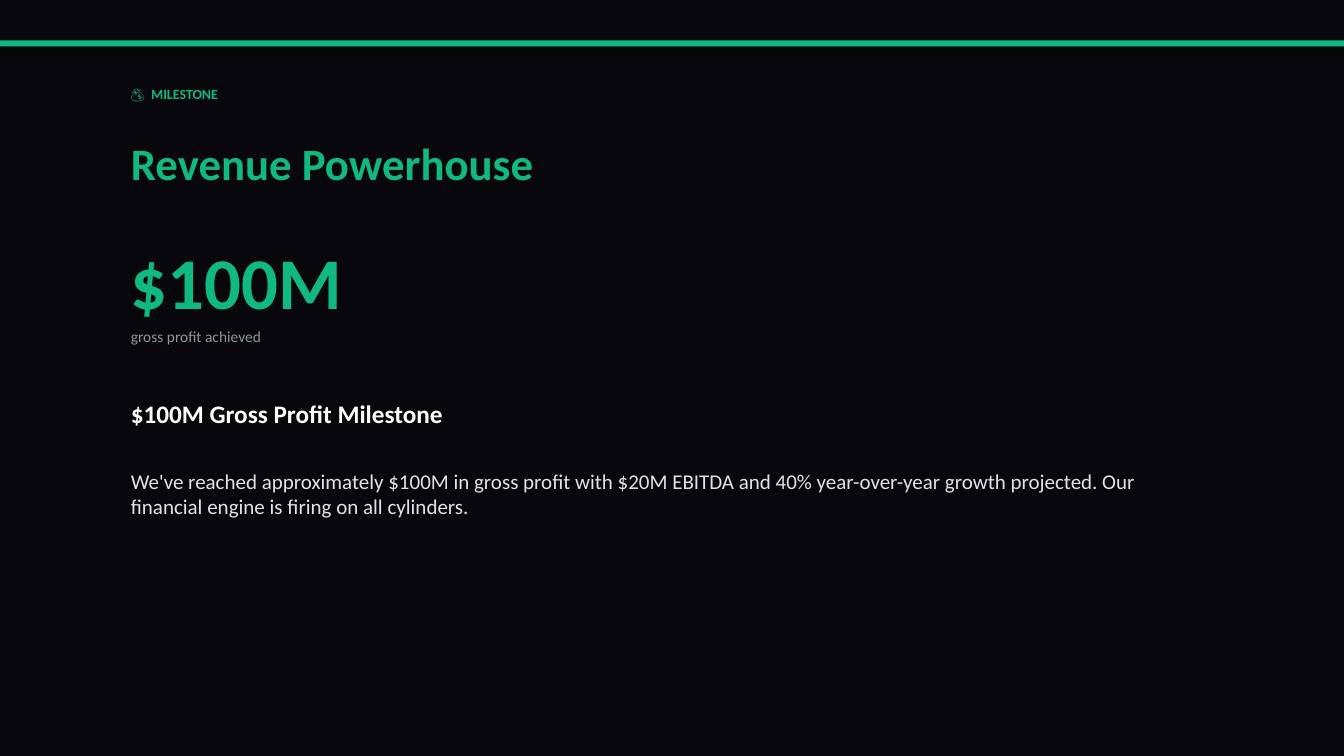
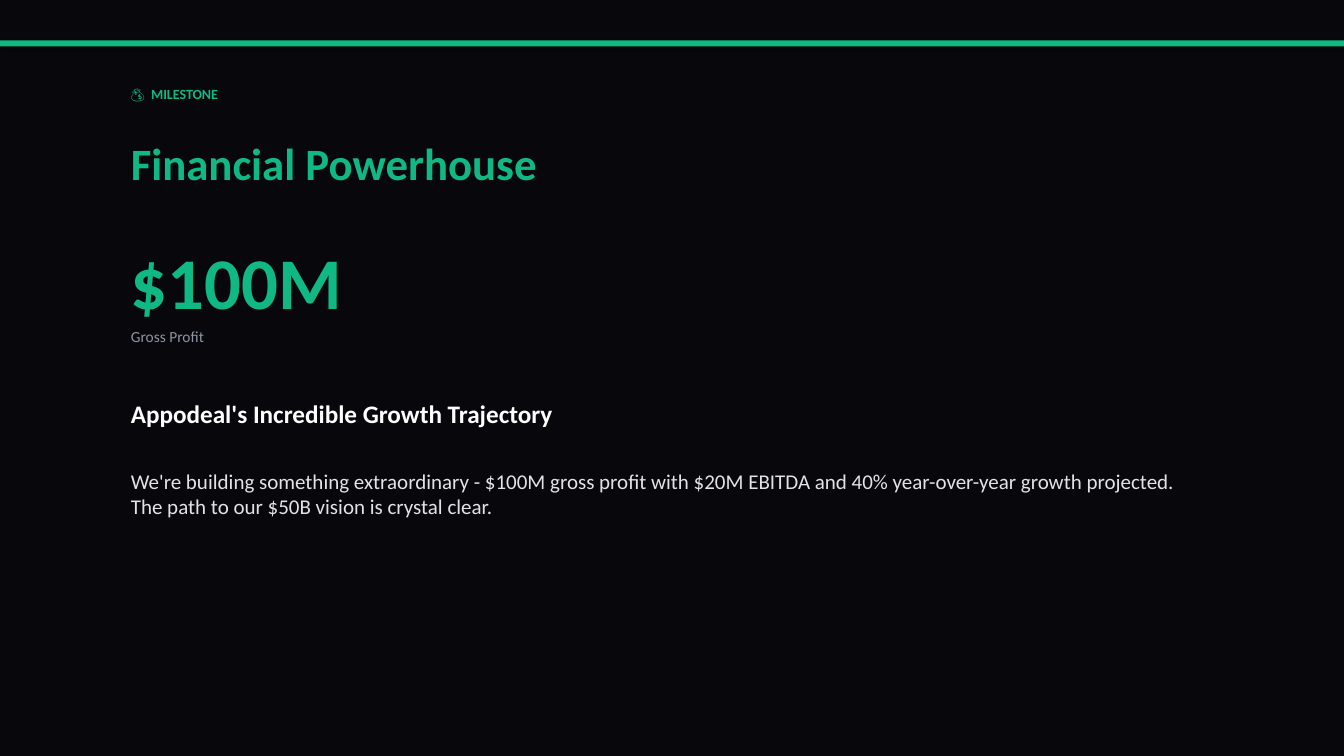
Before and after one commit to liliyagarifullina-maker/appodeal-pulse, a slide deck: slide 13 of data/archive/pulse_2026-03-14.pptx (slide 16 before the commit). Drawn at 1344x756 pixels with LibreOffice and Linux fonts; fonts in the diff are those of the drawing. Boxes give left, top, right and bottom in pixels: in the first picture for what was removed or moved away, otherwise in the second. Text is boxed around its words. In the diff, an @@ line names an element or a change of style, - is before the commit and + after.

```diff
--- a/data/archive/pulse_2026-03-14.pptx
+++ b/data/archive/pulse_2026-03-14.pptx
@@ text at box(131, 148, 536, 181): text changed @@
-Revenue Powerhouse
+Financial Powerhouse
@@ text at box(131, 331, 204, 342): text changed @@
-gross profit achieved
+Gross Profit
@@ text at box(131, 405, 553, 428): text changed @@
-$100M Gross Profit Milestone
+Appodeal's Incredible Growth Trajectory
@@ text at box(131, 474, 1174, 518): text changed @@
-We've reached approximately $100M in gross profit with $20M EBITDA and 40% year-over-year growth projected. Our financial engine is firing on all cylinders.
+We're building something extraordinary - $100M gross profit with $20M EBITDA and 40% year-over-year growth projected. The path to our $50B vision is crystal clear.
```
Also in this commit, not shown: 13 other slides changed, 2 slides added, 5 slides removed, 2 other files.
